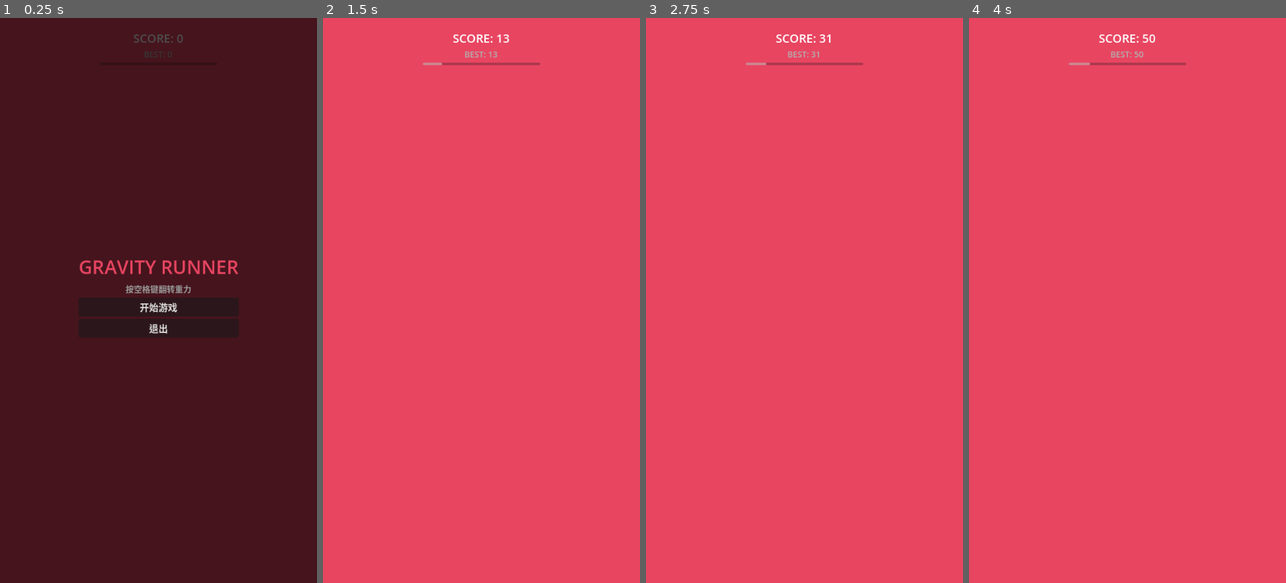
Above: before the commit, frames 1-4 (left to right).
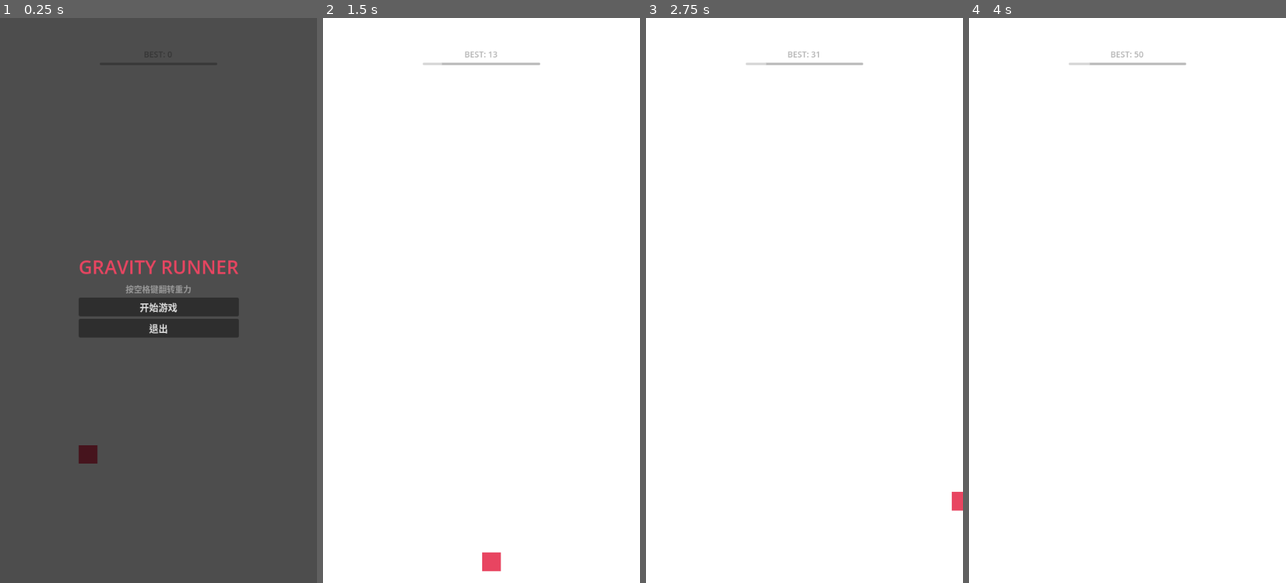
Above: after the commit, the same moments.

Repository: ArthurUnreal/gravity_runner
Game: Godot game, scene res://scenes/main.tscn
Same seed, same stepped clock (60 frames per second), same inputs: the game is played once before the commit and once after it.
Inputs:
- Up to frame 1 (0.25 s): no input
- Up to frame 2 (1.5 s): click "开始游戏" at 0.5 s; hold Space (flip) from 1.28 s (still down)
- Up to frame 3 (2.75 s): tap Enter at 2 s; release Space (flip) at 2.03 s; tap Space (flip) at 2.1 s
- Up to frame 4 (4 s): hold Space (flip) 2.78-3.53 s; tap Space (flip) at 3.6 s

The runs differ from the first frame. In frame 1, 96% of the frame differs, in the area x 0-100%, y 0-100%; in frame 2, 100%; in frame 3, 100%; in frame 4, 100%.

Commit message:
Fix: sprite scale from 48x to 1x, align with collision shape (32px diameter)

Diff:
--- a/scenes/player.tscn
+++ b/scenes/player.tscn
@@ -5,7 +5,7 @@
 [ext_resource type="Shader" uid="uid://dctkuach7ym1x" path="res://shaders/flip_ring.gdshader" id="3_flipring"]
 [ext_resource type="Shader" uid="uid://1apg3uymlsn6" path="res://shaders/trail.gdshader" id="4_trail"]
 [ext_resource type="PackedScene" path="res://scenes/flip_particles.tscn" id="5_flippart"]
-[ext_resource type="Texture2D" uid="uid://cjagsij8u4bv3" path="res://assets/white_256.png" id="6_white"]
+[ext_resource type="Texture2D" path="res://assets/white_32.png" id="6_white"]
 
 [sub_resource type="CircleShape2D" id="CircleShape2D_1"]
 radius = 16.0
@@ -19,19 +19,18 @@
 shape = SubResource("CircleShape2D_1")
 
 [node name="Sprite2D" type="Sprite2D" parent="."]
-material = null
 
 [node name="PlayerShader" type="Sprite2D" parent="."]
 modulate = Color(0.91, 0.27, 0.38, 1.0)
-scale = Vector2(48, 48)
+scale = Vector2(1, 1)
 texture_filter = 1
 texture = ExtResource("6_white")
 shader = ExtResource("2_shader")
 shader_parameter/base_color = Color(0.91, 0.27, 0.38, 1.0)
 shader_parameter/glow_color = Color(0.91, 0.27, 0.38, 0.0)
-shader_parameter/glow_radius = 20.0
+shader_parameter/glow_radius = 16.0
 shader_parameter/pulse_speed = 2.5
-shader_parameter/inner_radius = 8.0
+shader_parameter/inner_radius = 6.0
 shader_parameter/flip_scale_y = 1.0
 
 [node name="Trail" type="Line2D" parent="."]
@@ -48,14 +47,13 @@
 [node name="FlipRing" type="Sprite2D" parent="."]
 visible = false
 modulate = Color(0.91, 0.27, 0.38, 1.0)
-scale = Vector2(32, 32)
+scale = Vector2(2, 2)
 texture_filter = 1
 texture = ExtResource("6_white")
 shader = ExtResource("3_flipring")
 shader_parameter/progress = 0.0
-shader_parameter/max_radius = 1.8
-shader_parameter/ring_color = Color(0.91, 0.27, 0.38, 1.0)
-shader_parameter/ring_thickness = 0.2
+shader_parameter/max_radius = 30.0
+shader_parameter/ring_thickness = 6.0
 
 [node name="SquashTimer" type="Timer" parent="."]
 wait_time = 0.12
--- a/scripts/player.gd
+++ b/scripts/player.gd
@@ -214,7 +214,7 @@
 
 	if player_shader:
 		var final_scale = squash_scale * Vector2(1.0, abs(gravity_direction))
-		player_shader.scale = Vector2(48, 48) * final_scale
+		player_shader.scale = final_scale
 
 func die() -> void:
 	if is_dead:
--- a/shaders/flip_ring.gdshader
+++ b/shaders/flip_ring.gdshader
@@ -1,25 +1,21 @@
 shader_type canvas_item;
 
 // 翻转特效：快速扩散的光圈
-uniform float progress : hint_range(0.0, 1.0) = 0.0;  // 0→1 扩散
-uniform float max_radius : hint_range(0.0, 3.0) = 1.8;
-uniform vec4 ring_color : source_color = vec4(0.91, 0.27, 0.38, 1.0);
-uniform float ring_thickness : hint_range(0.01, 0.5) = 0.2;
+// 用 VERTEX 本地像素坐标，不依赖 texture
+
+uniform float progress : hint_range(0.0, 1.0) = 0.0;
+uniform float max_radius : hint_range(0.0, 100.0) = 30.0;  // 最大扩散半径（像素）
+uniform float ring_thickness : hint_range(0.0, 50.0) = 6.0;  // 环宽度（像素）
 
 void fragment() {
-    // 基于 sprite 的实际尺寸计算圆形
-    // VERTEX 是局部坐标，范围是 [-size/2, size/2]
-    // 标准化到 [-1, 1]
-    vec2 uv = (VERTEX) / (TEXTURE_PIXEL_SIZE * vec2(texture_size(TEXTURE, 0)));
-    uv = clamp(uv, vec2(-1.0), vec2(1.0));
-
-    float dist = length(uv);
+    // VERTEX 是 sprite 局部像素坐标
+    float dist = length(VERTEX);
 
     float radius = progress * max_radius;
 
     // 环形
     float ring = smoothstep(radius - ring_thickness, radius, dist)
-              * smoothstep(radius + ring_thickness * 0.5, radius, dist);
+              * smoothstep(radius + ring_thickness * 0.3, radius, dist);
 
     // 从中心到边缘自然淡出
     ring *= smoothstep(max_radius + ring_thickness, max_radius * 0.5, dist);
@@ -27,6 +23,6 @@
     // 透明度随扩散递减
     float alpha = ring * (1.0 - progress) * 0.9;
 
-    COLOR = ring_color;
-    COLOR.a = alpha;
+    // 玫红色
+    COLOR = vec4(0.91, 0.27, 0.38, alpha);
 }
--- a/shaders/platform_glow.gdshader
+++ b/shaders/platform_glow.gdshader
@@ -1,68 +1,61 @@
 shader_type canvas_item;
 
-// 平台发光边框 shader
+// 平台发光边框 shader - 用 texture_size * scale 算实际像素坐标
+
 uniform vec4 platform_color : source_color = vec4(0.25, 0.25, 0.35, 1.0);
 uniform vec4 border_color : source_color = vec4(0.4, 0.4, 0.6, 1.0);
-uniform float border_thickness : hint_range(0.0, 0.2) = 0.08;
-uniform float glow_intensity : hint_range(0.0, 1.0) = 0.3;
-uniform float scanline_speed : hint_range(0.0, 2.0) = 0.5;
+uniform float border_thickness : hint_range(0.0, 1.0) = 0.06;
+uniform float glow_intensity : hint_range(0.0, 1.0) = 0.35;
+uniform float scanline_speed : hint_range(0.0, 5.0) = 1.0;
 
-// 危险平台专用
 uniform bool is_hazard : hint_range(0.0, 1.0) = false;
 uniform vec4 hazard_color : source_color = vec4(0.9, 0.15, 0.15, 1.0);
-uniform vec4 hazard_glow : source_color = vec4(0.9, 0.15, 0.15, 0.0);
 
-// 移动平台专用
 uniform bool is_moving : hint_range(0.0, 1.0) = false;
 uniform vec4 moving_color : source_color = vec4(0.2, 0.7, 1.0, 1.0);
-uniform vec4 moving_glow : source_color = vec4(0.2, 0.7, 1.0, 0.0);
 
-// 翻转时的缩放
 uniform float flip_scale_y : hint_range(-1.0, 1.0) = 1.0;
 
 void fragment() {
-    // UV 标准化
-    vec2 uv = UV;
+    // 用 texture_size * scale 算 sprite 实际像素尺寸
+    vec2 pixel_size = TEXTURE_PIXEL_SIZE;
+    vec2 size_px = vec2(texture_size(TEXTURE, 0)) * (vec2(1.0) / pixel_size);
 
-    // 扫描线动画
-    float scan = sin((uv.y + TIME * scanline_speed) * 30.0) * 0.5 + 0.5;
+    // UV 标准化到 [-1, 1]
+    vec2 centered = (UV - vec2(0.5)) * 2.0;
+    centered.y /= flip_scale_y;
 
-    // 边缘检测
-    float edge_x = min(uv.x, 1.0 - uv.x) / border_thickness;
-    float edge_y = min(uv.y, 1.0 - uv.y) / border_thickness;
-    float edge = min(edge_x, edge_y);
+    // 到边缘距离（归一化，1=到角）
+    float edge_x = 1.0 - abs(centered.x);
+    float edge_y = 1.0 - abs(centered.y);
+    float edge_dist = min(edge_x, edge_y);
 
     // 描边
-    float border = smoothstep(1.0, 0.0, edge);
+    float border = smoothstep(border_thickness, 0.0, edge_dist);
 
-    // 内部渐变
-    float inner = smoothstep(1.0, 0.3, edge) - smoothstep(0.3, 0.0, edge);
+    // 内部
+    float inner = smoothstep(1.0, border_thickness * 3.0, edge_dist);
 
-    // 颜色选择
+    // 扫描线
+    float scan = sin(centered.y * 20.0 + TIME * scanline_speed) * 0.5 + 0.5;
+
+    // 颜色
     vec4 col = platform_color;
-    vec4 glow = border_color;
-
     if (is_hazard) {
-        col = mix(platform_color, hazard_color, 0.7);
-        glow = hazard_glow;
-        // 危险平台闪烁
         float flash = sin(TIME * 6.0) * 0.5 + 0.5;
-        glow.a *= (0.7 + flash * 0.3);
-    }
-    elif (is_moving) {
-        col = mix(platform_color, moving_color, 0.7);
-        glow = moving_glow;
+        col = mix(platform_color, hazard_color, 0.6 + flash * 0.4);
+    } elif (is_moving) {
+        col = mix(platform_color, moving_color, 0.6);
     }
 
     // 扫描线叠加
-    col.rgb += scan * 0.03;
+    col.rgb += scan * 0.03 * inner;
 
-    // 描边发光
-    col = mix(col, glow, border * glow_intensity);
-
-    // 边缘高亮
+    // 描边
+    col.rgb = mix(col.rgb, border_color.rgb, border * glow_intensity);
     col.rgb += border * 0.15;
 
+    float alpha = max(inner * 0.9, border * 0.75);
     COLOR = col;
-    COLOR.a = max(inner * 0.9, border * 0.7);
+    COLOR.a = alpha;
 }
Binary file added: assets/white_32.png
